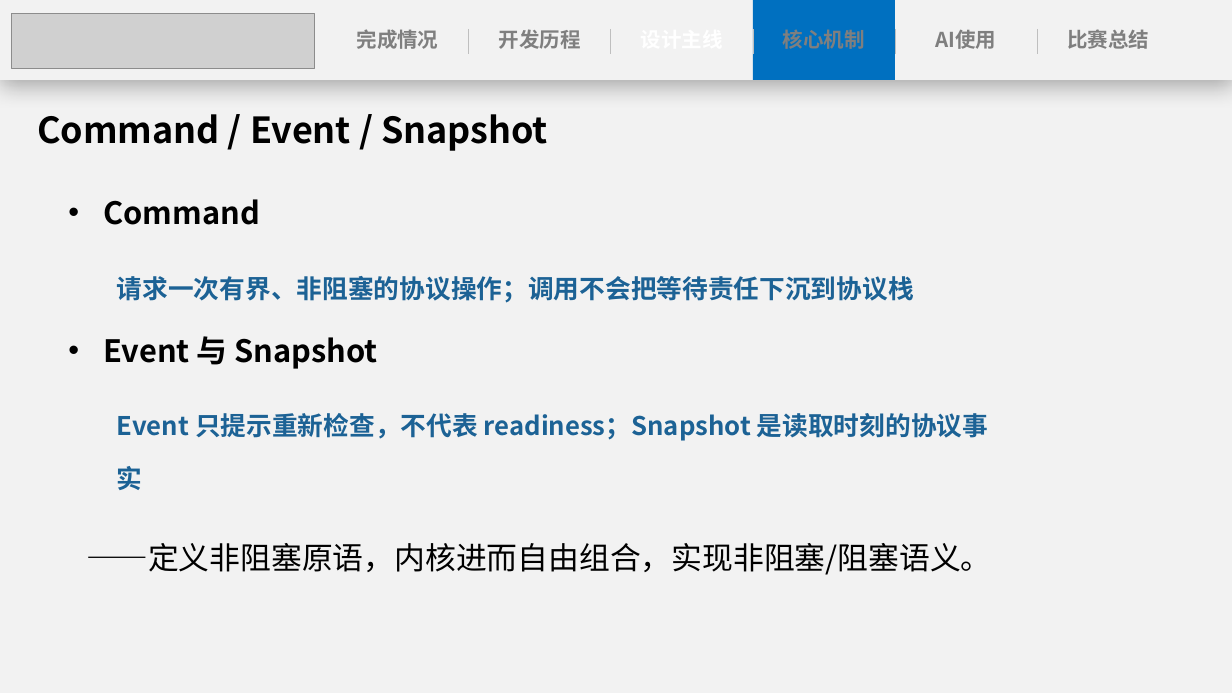
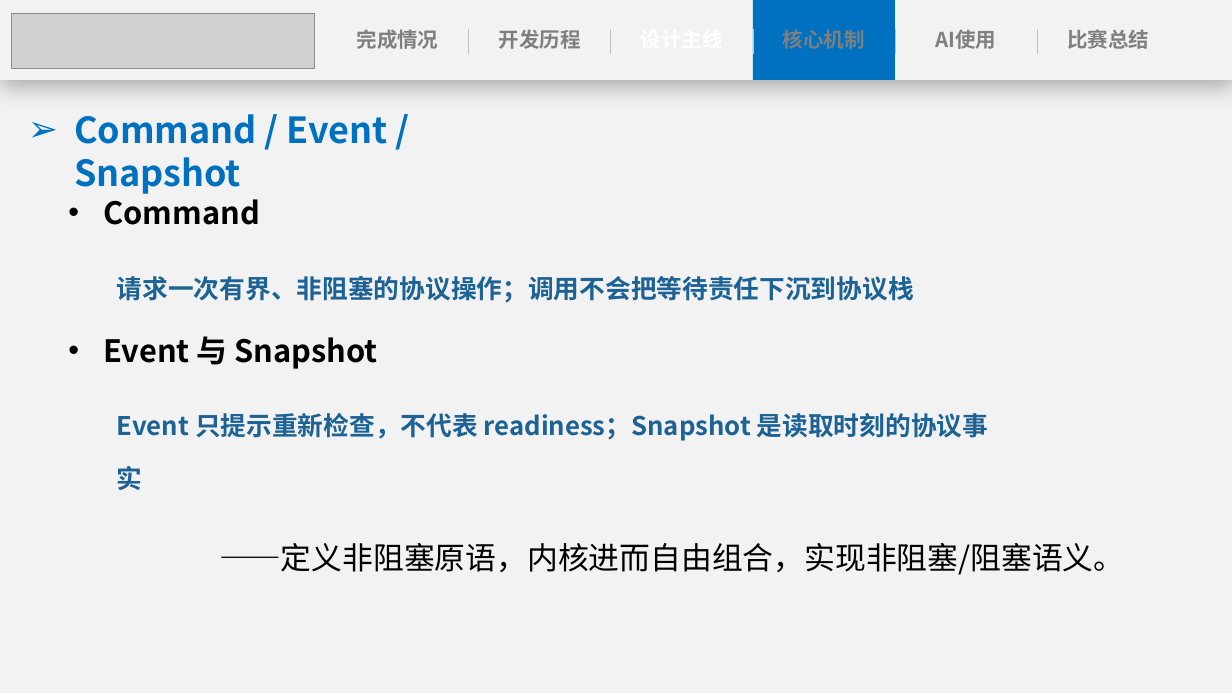
Before and after one commit to anemone-os/anemone, a slide deck: slide 24 of report/ppt/Anemone决赛演示文稿.pptx. Drawn at 1232x693 pixels with LibreOffice and Linux fonts; fonts in the diff are those of the drawing; grey boxes stand for pictures. Boxes give left, top, right and bottom in pixels: in the first picture for what was removed or moved away, otherwise in the second. Text is boxed around its words. In the diff, an @@ line names an element or a change of style, - is before the commit and + after.

```diff
--- a/report/ppt/Anemone决赛演示文稿.pptx
+++ b/report/ppt/Anemone决赛演示文稿.pptx
@@ text "Command / Event / Snapshot" at (74,114,388,194): text colour #000000 to #0070C0; bullet none to ➢ @@
@@ text "——定义非阻塞原语，内核进而自由组合，实现非阻塞/阻塞语义。": place and size @@
-text "——定义非阻塞原语，内核进而自由组合，实现非阻塞/阻塞语义。" at (87,543,992,575)
+text "——定义非阻塞原语，内核进而自由组合，实现非阻塞/阻塞语义。" at (219,543,1124,575)
```
Also in this commit, not shown: 25 other slides changed.
